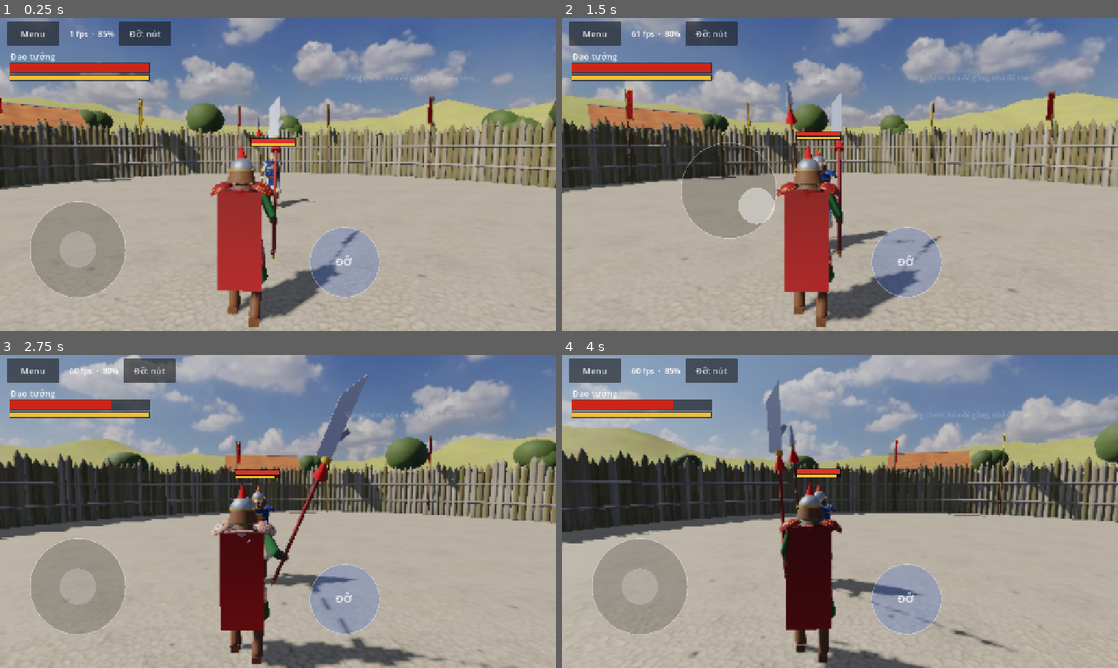
Above: before the commit, frames 1-4 (two rows, left to right).
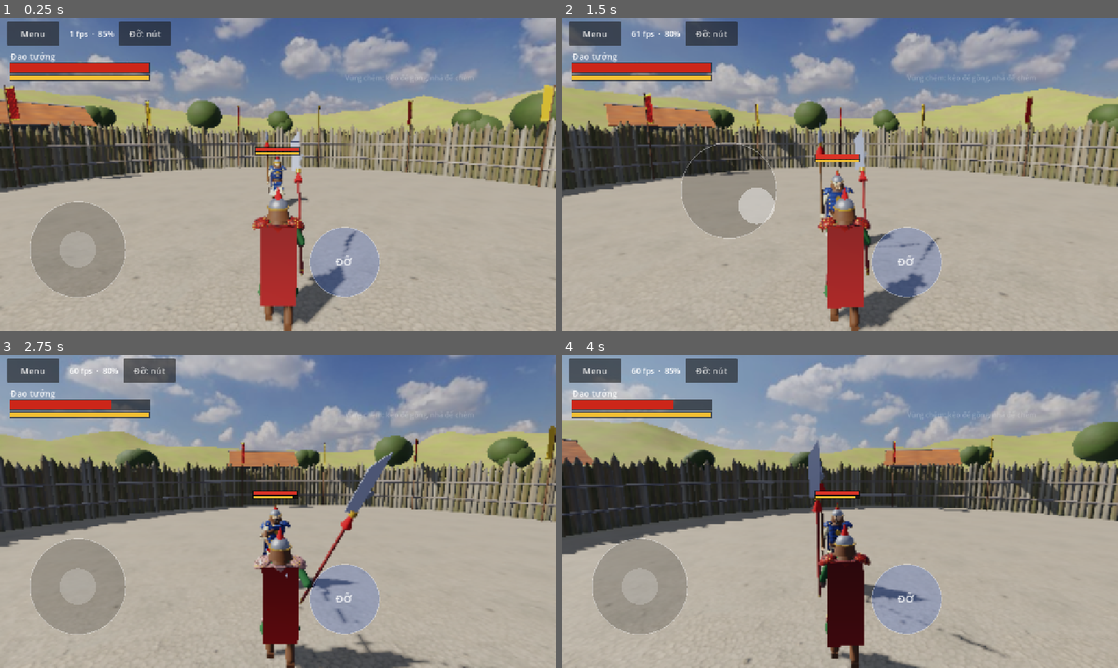
Above: after the commit, the same moments.

Repository: quanace11/MountBladeMobile
Game: Godot game, scene res://scenes/match.tscn
The game is run twice, just before and just after one commit, with the same random seed, the same clock (stepped at 60 frames per second) and the same inputs. This scene is started directly instead of the project's main scene.
Inputs (mouse positions are in pixels of both pictures, inside the frame that each line leads up to):
- Up to frame 1 (0.25 s): no input
- Up to frame 2 (1.5 s): move the mouse to (962, 158) at 0.52 s; hold Right 0.53-1.25 s; tap I at 0.6 s; click (962, 158) at 0.67 s; drag from (728, 190) to (812, 237) at 1.27 s
- Up to frame 3 (2.75 s): move the mouse to (333, 442) at 2.02 s; hold Right from 2.03 s (still down); tap J at 2.1 s
- Up to frame 4 (4 s): release Right at 2.75 s; drag from (812, 574) to (673, 464) at 2.77 s; move the mouse to (1006, 558) at 3.52 s; hold Left from 3.53 s (still down); tap I at 3.6 s

The runs differ from the first frame. In frame 1, 29% of the frame differs, in the area x 0-100%, y 0-100%; in frame 2, 28%; in frame 3, 29%; in frame 4, 24%.

Commit message:
Camera kiểu Bannerlord: ngay sau lưng, cao hơn, nhìn xa về phía trước
Camera không còn lệch vai, đặt cao 2,5 m, lùi 3 m và nhìn vào điểm 7 m trước
mặt người chơi, nên nhân vật nằm giữa phía dưới màn hình. Góc nhìn, điểm nhìn
xa và độ cao điểm nhìn nằm trong config/game_config.tres.

Co-Authored-By: Claude Opus 5.5 <noreply@anthropic.com>
Claude-Session: https://claude.ai/code/session_019MGX47E3S9HvUMroLaV6JB

Diff:
--- a/config/game_config.tres
+++ b/config/game_config.tres
@@ -10,9 +10,12 @@
 spawn_distance = 6.0
 auto_face_range = 12.0
 rng_seed = 0
-camera_distance = 2.8
-camera_height = 1.85
-camera_shoulder_offset = 0.5
-camera_follow_speed = 8.0
+camera_distance = 3.0
+camera_height = 2.5
+camera_shoulder_offset = 0.0
+camera_fov = 65.0
+camera_look_ahead = 7.0
+camera_look_height = 1.0
+camera_follow_speed = 12.0
 camera_shake_hit = 0.12
 camera_shake_block = 0.05
--- a/src/data/game_config.gd
+++ b/src/data/game_config.gd
@@ -16,6 +16,12 @@
 @export var camera_distance: float = 3.4
 @export var camera_height: float = 2.1
 @export var camera_shoulder_offset: float = 0.55
+## Góc nhìn dọc của camera (độ).
+@export var camera_fov: float = 65.0
+## Camera nhìn vào điểm trước mặt người chơi bao xa, cao bao nhiêu (mét).
+## Nhìn xa và thấp thì nhân vật nằm ở giữa phía dưới màn hình, như Bannerlord.
+@export var camera_look_ahead: float = 7.0
+@export var camera_look_height: float = 1.0
 @export var camera_follow_speed: float = 8.0
 @export var camera_shake_hit: float = 0.12
 @export var camera_shake_block: float = 0.05
--- a/src/view/camera_rig.gd
+++ b/src/view/camera_rig.gd
@@ -1,6 +1,6 @@
 class_name CameraRig
 extends Node3D
-## Camera sau vai, đi theo hướng mặt của người chơi. Rung nhẹ khi có va chạm.
+## Camera sau lưng, hơi cao, nhìn xa về phía trước (kiểu Bannerlord), đi theo hướng mặt của người chơi. Rung nhẹ khi có va chạm.
 
 var config: GameConfig
 var target: FighterView
@@ -18,7 +18,7 @@
 	config = p_config
 	target = p_target
 	camera = Camera3D.new()
-	camera.fov = 60.0
+	camera.fov = config.camera_fov
 	camera.near = 0.1
 	camera.far = 120.0
 	add_child(camera)
@@ -48,7 +48,7 @@
 	_dist = lerpf(_dist, _clear_distance(base, fwd), k)
 	var want := base - fwd * _dist + right * config.camera_shoulder_offset + Vector3.UP * config.camera_height
 	global_position = global_position.lerp(want, k)
-	var look := base + Vector3.UP * 1.3 + fwd * 3.0 + right * config.camera_shoulder_offset * 0.5
+	var look := base + Vector3.UP * config.camera_look_height + fwd * config.camera_look_ahead + right * config.camera_shoulder_offset * 0.5
 	if _shake > 0.0:
 		look += Vector3(_rng.randf_range(-1, 1), _rng.randf_range(-1, 1), 0) * _shake
 	camera.look_at_from_position(global_position, look, Vector3.UP)
